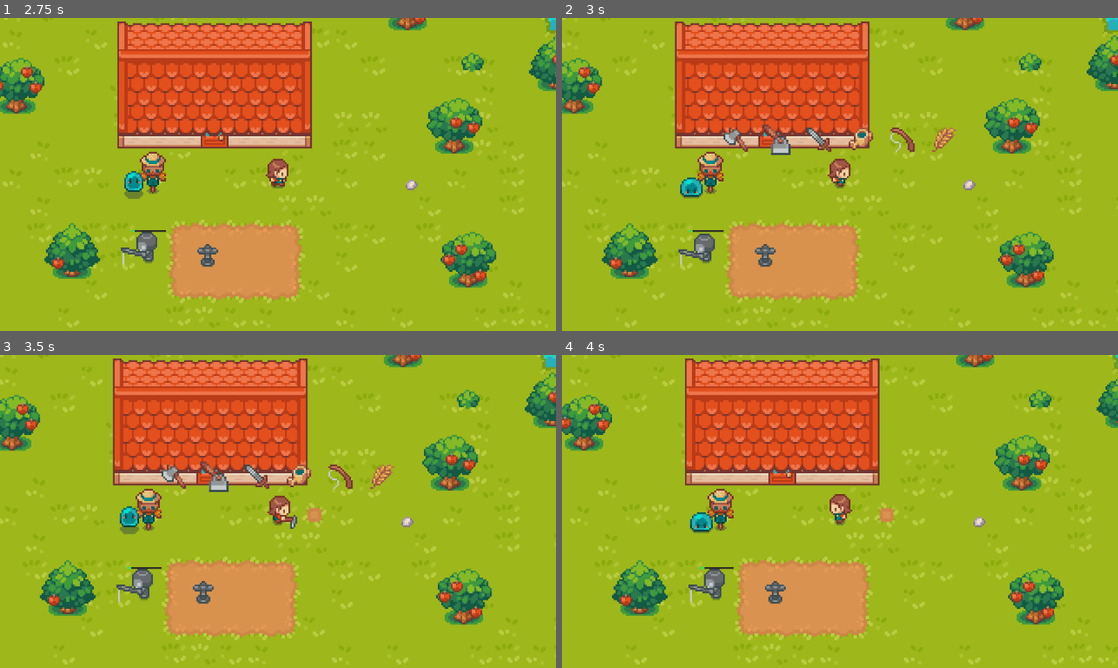
Above: before the commit, frames 1-4 (two rows, left to right).
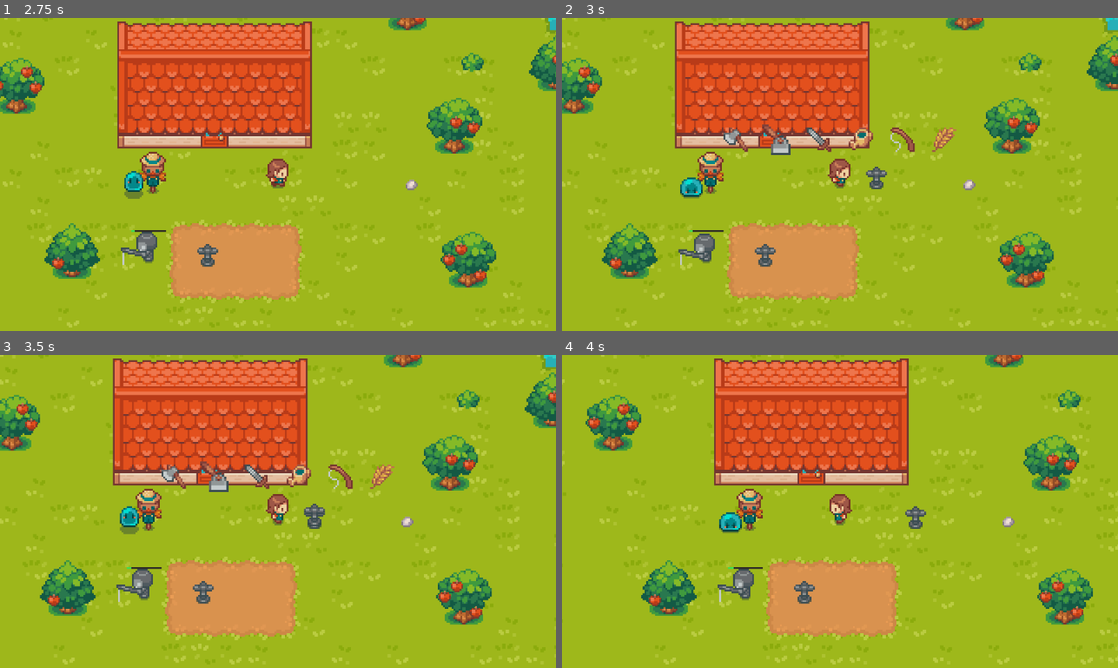
Above: after the commit, the same moments.

Repository: jkaczor6/GodotValley
Game: Godot game, scene res://scenes/levels/level.tscn
The game is run twice, just before and just after one commit, with the same random seed, the same clock (stepped at 60 frames per second) and the same inputs.
Inputs:
- Up to frame 1 (2.75 s): hold D (right) 0.53-1.28 s; tap Space (action) at 0.6, 1.55, 2.1 s; tap M (build) at 0.8, 1.35, 2.3 s; hold Q (tool_backward) 1.28-2.03 s; hold D (right) from 2.03 s (still down)
- Up to frame 2 (3 s): release D (right) at 2.78 s; hold E (tool_forward) from 2.78 s (still down); tap M (build) at 2.85 s
- Up to frame 3 (3.5 s): keep holding E (tool_forward); tap Space (action) at 3.05 s
- Up to frame 4 (4 s): release E (tool_forward) at 3.53 s; hold A (left) from 3.53 s (still down); tap N (diagnose) at 3.6 s; tap M (build) at 3.8 s

Frame 1 is identical in both runs. In frame 2, 0.2% of the frame differs, in the area x 54-59%, y 47-55%; in frame 3, 0.5%; in frame 4, 24%, in the area x 0-100%, y 0-99%.

Commit message:
added ability to place machines

Diff:
--- a/scenes/characters/player.gd
+++ b/scenes/characters/player.gd
@@ -10,10 +10,13 @@
 var current_seed: Enum.Seed
 var current_state: Enum.State
 var current_style: Enum.Style
+var current_machine: Enum.Machine
 
 signal tool_use(tool: Enum.Tool, pos: Vector2)
 signal diagnose
 signal day_change
+signal build(current_machine: Enum.Machine)
+signal machine_change(current_machine: Enum.Machine)
 
 func _physics_process(_delta: float) -> void:
 	match current_state:
@@ -24,6 +27,10 @@
 				animate()
 		Enum.State.FISHING:
 			get_fishing_input()
+		Enum.State.BUILDING:
+			get_building_input()
+			move()
+			animate()
 
 	if direction:
 		last_direction = direction
@@ -57,6 +64,9 @@
 	if Input.is_action_just_pressed("style_toggle"):
 		current_style = posmod(current_style + 1, Enum.Style.size()) as Enum.Style
 		$Sprite2D.texture = Data.PLAYER_SKINS[current_style]
+
+	if Input.is_action_just_pressed("build"):
+		current_state = Enum.State.BUILDING
 
 func move():
 	direction = Input.get_vector("left", "right", "up", "down")
@@ -97,3 +107,19 @@
 
 func day_change_emit():
 	day_change.emit()
+
+func get_building_input():
+	if Input.is_action_just_pressed("build"):
+		current_state = Enum.State.DEFAULT
+
+	if Input.is_action_just_pressed("tool_forward") or Input.is_action_just_pressed("tool_backward"):
+		var dir = Input.get_axis("tool_backward", "tool_forward")
+		current_machine = posmod(current_machine + int(dir), Enum.Machine.size()) as Enum.Machine
+		machine_change.emit(current_machine)
+
+	if Input.is_action_just_pressed("action"):
+		build.emit(current_machine)
+
+func get_machine_coords() -> Vector2i:
+	var pos = position + last_direction * 20 + Vector2(0, 8)
+	return Vector2i(pos.x / Data.TILE_SIZE, pos.y / Data.TILE_SIZE) * Data.TILE_SIZE + Vector2i(8,8)
--- a/scenes/characters/player.tscn
+++ b/scenes/characters/player.tscn
@@ -1544,6 +1544,7 @@
 texture = ExtResource("3_6eyoc")
 hframes = 33
 vframes = 4
+frame = 1
 
 [node name="CollisionShape2D" type="CollisionShape2D" parent="." unique_id=966384012]
 shape = SubResource("CapsuleShape2D_atpat")
--- a/scenes/levels/level.gd
+++ b/scenes/levels/level.gd
@@ -3,15 +3,27 @@
 var plant_scene = preload("res://scenes/objects/plant.tscn")
 var plant_info_scene = preload("res://scenes/ui/plant_info.tscn")
 var projectile_scene = preload("res://scenes/machines/projectile.tscn")
+var machine_scenes = {
+	Enum.Machine.SPRINKLER: preload("res://scenes/machines/sprinkler.tscn"),
+	Enum.Machine.SCARECROW: preload("res://scenes/machines/scarecrow.tscn"),
+	Enum.Machine.FISHER: preload("res://scenes/machines/fisher.tscn")
+}
 var used_cells: Array[Vector2i]
 var raining: bool:
 	set(value):
 		raining = value
 		$Layers/RainFloorParticles.emitting = value
 		$Overlay/RainDropsParticles.emitting = value
+@onready var player = $Objects/Player
 
 @export var daytime_color: Gradient
 @export var rain_color: Color
+
+const MACHINE_PREVIEW_TEXTURES = {
+	Enum.Machine.SPRINKLER: {'texture':preload("res://graphics/icons/sprinkler.png"), 'offset': Vector2i(0,0)},
+	Enum.Machine.FISHER: {'texture':preload("res://graphics/icons/fisher.png"), 'offset': Vector2i(0,-4)},
+	Enum.Machine.SCARECROW: {'texture':preload("res://graphics/icons/scarecrow.png"), 'offset': Vector2i(0,-4)},
+	Enum.Machine.DELETE: {'texture':preload("res://graphics/icons/delete.png"), 'offset': Vector2i(0,0)}}
 
 func _on_player_tool_use(tool: Enum.Tool, pos: Vector2) -> void:
 	var grid_coord: Vector2i = Vector2i(int(pos.x / Data.TILE_SIZE), int(pos.y / Data.TILE_SIZE))
@@ -30,11 +42,11 @@
 				$Layers/SoilWaterLayer.set_cell(grid_coord, 0, Vector2i(randi_range(0,2),0))
 		Enum.Tool.FISH:
 			if not grid_coord in $Layers/GrassLayer.get_used_cells():
-				$Objects/Player.start_fishing()
+				player.start_fishing()
 		Enum.Tool.SEED:
 			if has_soil and grid_coord not in used_cells:
 				var plant_res = PlantResource.new()
-				plant_res.setup($Objects/Player.current_seed)
+				plant_res.setup(player.current_seed)
 				var plant = plant_scene.instantiate()
 				plant.setup(grid_coord, $Objects, plant_res, plant_death)
 				used_cells.append(grid_coord)
@@ -54,6 +66,14 @@
 func _on_player_day_change() -> void:
 	day_restart()
 
+func _on_player_build(current_machine: int) -> void:
+	if current_machine != Enum.Machine.DELETE:
+		var machine = machine_scenes[current_machine].instantiate()
+		machine.setup(player.get_machine_coords(), self, $Objects)
+
+func _on_player_machine_change(current_machine: int) -> void:
+	$Overlay/MachinePreviewSprite.texture = MACHINE_PREVIEW_TEXTURES[current_machine]['texture']
+
 func _ready() -> void:
 	Data.forecast_rain = [true, false].pick_random()
 	$Objects/Scarecrow.connect("shoot_projectile", create_projectile)
@@ -62,6 +82,9 @@
 	var daytime_point = 1 - ($Timers/DayTimer.time_left / $Timers/DayTimer.wait_time)
 	var color = daytime_color.sample(daytime_point).lerp(rain_color, 0.5 if raining else 0.0)
 	$Overlay/DayTimeColor.color = color
+
+	$Overlay/MachinePreviewSprite.visible = player.current_state == Enum.State.BUILDING
+	$Overlay/MachinePreviewSprite.position = player.get_machine_coords() + MACHINE_PREVIEW_TEXTURES[player.current_machine]['offset']
 
 func day_restart():
 	var tween = create_tween()
--- a/scenes/levels/level.tscn
+++ b/scenes/levels/level.tscn
@@ -17,6 +17,7 @@
 [ext_resource type="Texture2D" uid="uid://da1u0rhfjt8a3" path="res://graphics/weather/drops.png" id="12_qogh7"]
 [ext_resource type="PackedScene" uid="uid://bn6bec7pdr53y" path="res://scenes/machines/scarecrow.tscn" id="13_b8j7q"]
 [ext_resource type="PackedScene" uid="uid://4njyoggo2j5r" path="res://scenes/objects/blob.tscn" id="14_b8j7q"]
+[ext_resource type="Texture2D" uid="uid://capn581vt8q7g" path="res://graphics/icons/sprinkler.png" id="18_qhnmj"]
 
 [sub_resource type="Gradient" id="Gradient_ouxo3"]
 offsets = PackedFloat32Array(0, 0.2369146, 0.3966942, 1)
@@ -999,7 +1000,7 @@
 
 [node name="SimpleObject3" parent="Objects" unique_id=157085473 instance=ExtResource("8_ouxo3")]
 position = Vector2(31, 467)
-size = 3
+style = 0
 random = true
 
 [node name="SimpleObject4" parent="Objects" unique_id=464652059 instance=ExtResource("8_ouxo3")]
@@ -1008,38 +1009,44 @@
 random = true
 
 [node name="SimpleObject5" parent="Objects" unique_id=351454795 instance=ExtResource("8_ouxo3")]
-z_index = -1
 position = Vector2(45, 201)
-size = 1
+size = 3
+style = 0
 random = true
 
 [node name="SimpleObject9" parent="Objects" unique_id=1161524051 instance=ExtResource("8_ouxo3")]
 z_index = -1
 position = Vector2(131, 213)
+size = 0
+style = 0
+random = true
+
+[node name="SimpleObject10" parent="Objects" unique_id=1588403882 instance=ExtResource("8_ouxo3")]
+z_index = -1
+position = Vector2(72, 165)
 size = 1
 style = 0
 random = true
 
-[node name="SimpleObject10" parent="Objects" unique_id=1588403882 instance=ExtResource("8_ouxo3")]
-position = Vector2(72, 165)
-random = true
-
 [node name="SimpleObject11" parent="Objects" unique_id=1290505264 instance=ExtResource("8_ouxo3")]
 position = Vector2(192, 207)
-size = 3
 style = 0
 random = true
 
 [node name="SimpleObject13" parent="Objects" unique_id=1771839642 instance=ExtResource("8_ouxo3")]
 position = Vector2(285, 349)
+style = 0
 random = true
 
 [node name="SimpleObject14" parent="Objects" unique_id=636422682 instance=ExtResource("8_ouxo3")]
+z_index = -1
 position = Vector2(321, 278)
+size = 0
 random = true
 
 [node name="SimpleObject15" parent="Objects" unique_id=919594699 instance=ExtResource("8_ouxo3")]
 position = Vector2(380, 364)
+size = 3
 style = 0
 random = true
 
@@ -1050,29 +1057,27 @@
 random = true
 
 [node name="SimpleObject17" parent="Objects" unique_id=1344727057 instance=ExtResource("8_ouxo3")]
+position = Vector2(195, 454)
+size = 3
+random = true
+
+[node name="SimpleObject18" parent="Objects" unique_id=1298932646 instance=ExtResource("8_ouxo3")]
+position = Vector2(247, 516)
+size = 3
+style = 0
+random = true
+
+[node name="SimpleObject6" parent="Objects" unique_id=1459402825 instance=ExtResource("8_ouxo3")]
 z_index = -1
-position = Vector2(195, 454)
+position = Vector2(-21, 300)
 size = 1
 style = 0
 random = true
 
-[node name="SimpleObject18" parent="Objects" unique_id=1298932646 instance=ExtResource("8_ouxo3")]
+[node name="SimpleObject7" parent="Objects" unique_id=1096386129 instance=ExtResource("8_ouxo3")]
 z_index = -1
-position = Vector2(247, 516)
-size = 1
-style = 0
-random = true
-
-[node name="SimpleObject6" parent="Objects" unique_id=1459402825 instance=ExtResource("8_ouxo3")]
-position = Vector2(-21, 300)
-size = 3
-style = 0
-random = true
-
-[node name="SimpleObject7" parent="Objects" unique_id=1096386129 instance=ExtResource("8_ouxo3")]
 position = Vector2(-43, 276)
-size = 3
-style = 0
+size = 0
 random = true
 
 [node name="House" parent="Objects" unique_id=1690231218 instance=ExtResource("10_qogh7")]
@@ -1120,6 +1125,9 @@
 texture = ExtResource("12_qogh7")
 process_material = SubResource("ParticleProcessMaterial_b8j7q")
 
+[node name="MachinePreviewSprite" type="Sprite2D" parent="Overlay" unique_id=1454366817]
+texture = ExtResource("18_qhnmj")
+
 [node name="Timers" type="Node" parent="." unique_id=630340350]
 
 [node name="DayTimer" type="Timer" parent="Timers" unique_id=614106153]
@@ -1127,6 +1135,8 @@
 one_shot = true
 autostart = true
 
+[connection signal="build" from="Objects/Player" to="." method="_on_player_build"]
 [connection signal="day_change" from="Objects/Player" to="." method="_on_player_day_change"]
 [connection signal="diagnose" from="Objects/Player" to="." method="_on_player_diagnose"]
+[connection signal="machine_change" from="Objects/Player" to="." method="_on_player_machine_change"]
 [connection signal="tool_use" from="Objects/Player" to="." method="_on_player_tool_use"]
--- a/scenes/machines/machine.gd
+++ b/scenes/machines/machine.gd
@@ -1 +1,8 @@
 class_name Machine extends StaticBody2D
+
+var coord: Vector2i
+
+func setup(pos: Vector2i, _level: Node2D, parent: Node2D):
+	coord = pos / Data.TILE_SIZE
+	position = pos
+	parent.add_child(self)
